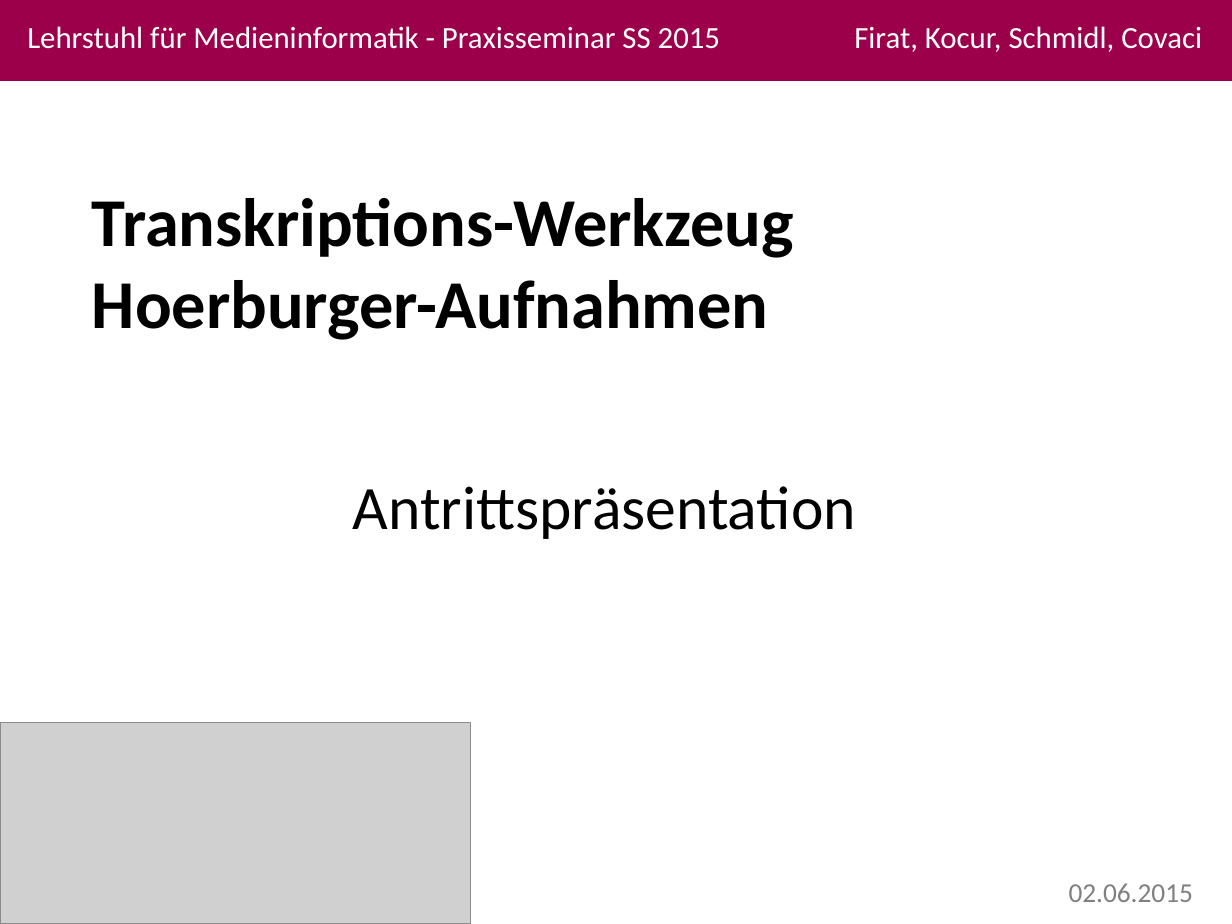
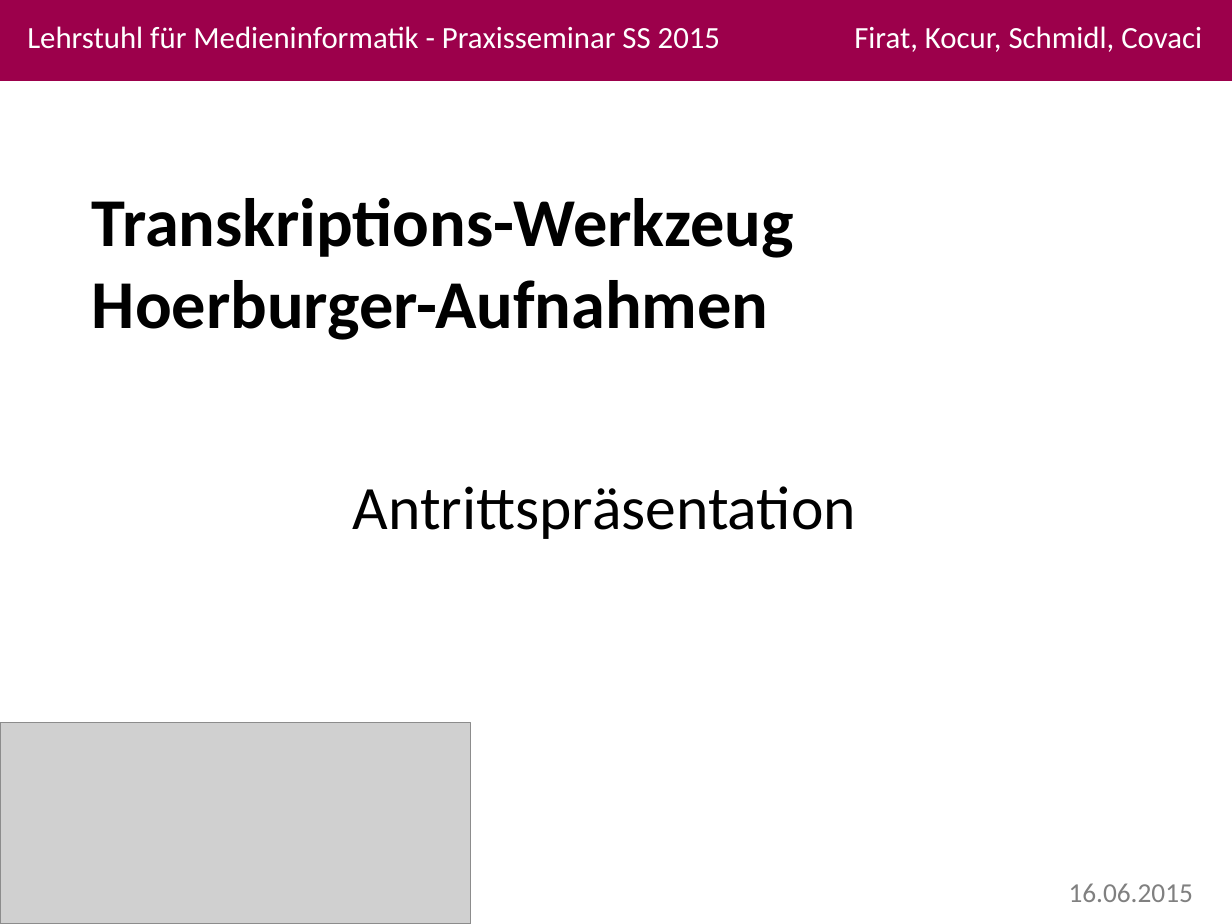
Before and after one commit to fairly99/Transkriptions-Werkzeug, a slide deck: slide 1 of Antrittspräsentation.pptx. Drawn at 1232x924 pixels with LibreOffice and Linux fonts; fonts in the diff are those of the drawing; grey boxes stand for pictures. Boxes give left, top, right and bottom in pixels: in the first picture for what was removed or moved away, otherwise in the second. Text is boxed around its words. In the diff, an @@ line names an element or a change of style, - is before the commit and + after.

```diff
--- a/Antrittspräsentation.pptx
+++ b/Antrittspräsentation.pptx
@@ text at [1069, 883, 1193, 902]: text changed @@
-02.06.2015
+16.06.2015
```
Also in this commit, not shown: 10 other slides changed, 7 slides added, 6 slides removed, 2 other files.
